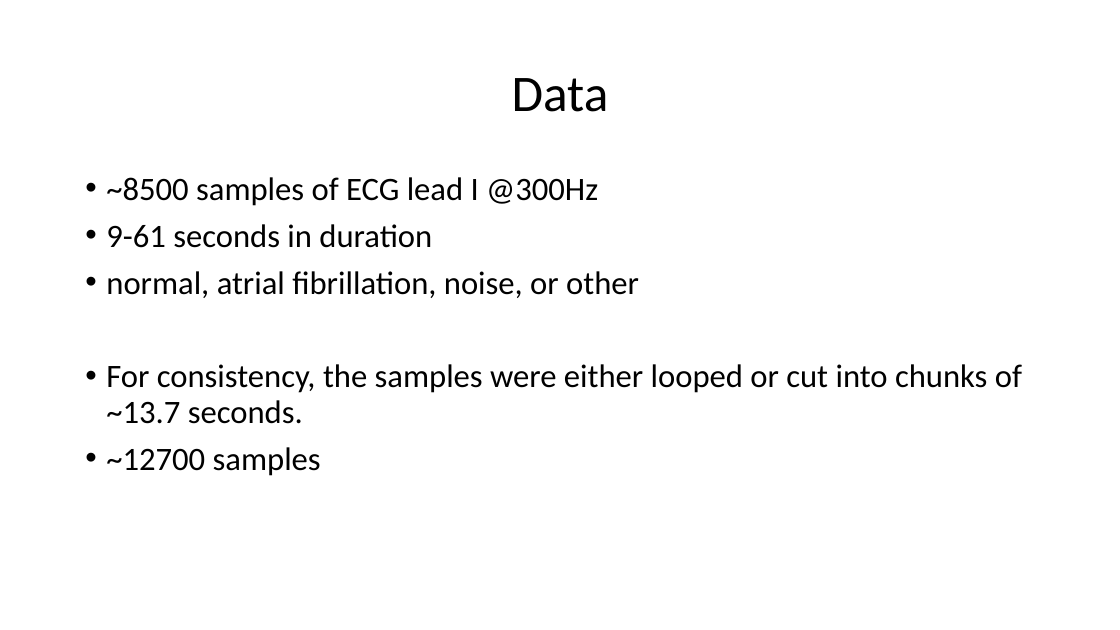
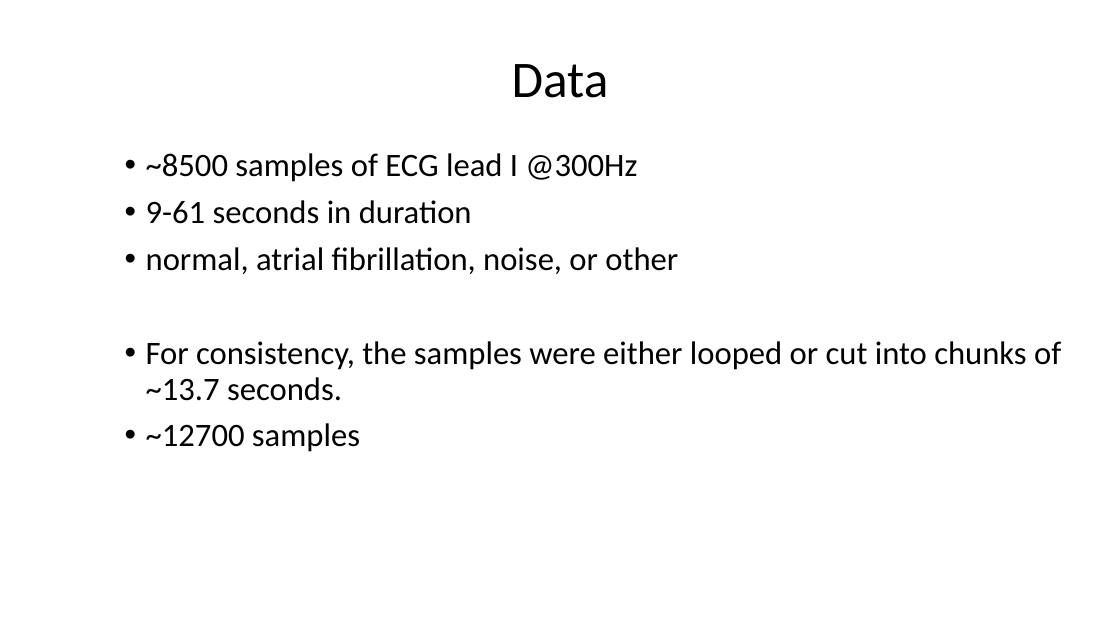
Before and after one commit to pierrecurie13/capstone, a slide deck: slide 4 of ECG.pptx. Drawn at 1120x630 pixels with LibreOffice and Linux fonts; fonts in the diff are those of the drawing; background and template pictures are left out. Boxes give left, top, right and bottom in pixels: in the first picture for what was removed or moved away, otherwise in the second. Text is boxed around its words. In the diff, an @@ line names an element or a change of style, - is before the commit and + after.

```diff
--- a/ECG.pptx
+++ b/ECG.pptx
@@ title "Data" moved from (x1=512, y1=78, x2=609, y2=112) to (x1=512, y1=64, x2=609, y2=98) @@
@@ text "~8500 samples of ECG lead ..." moved from (x1=106, y1=177, x2=1022, y2=476) to (x1=146, y1=153, x2=1061, y2=452) @@
```
Also in this commit, not shown: 6 other slides changed, 1 slide added, 1 other file.
